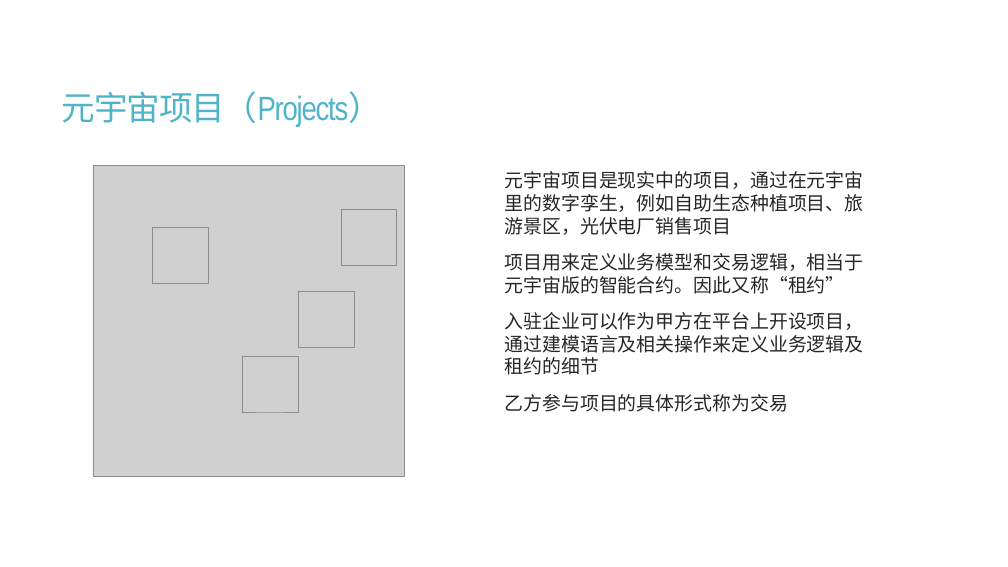
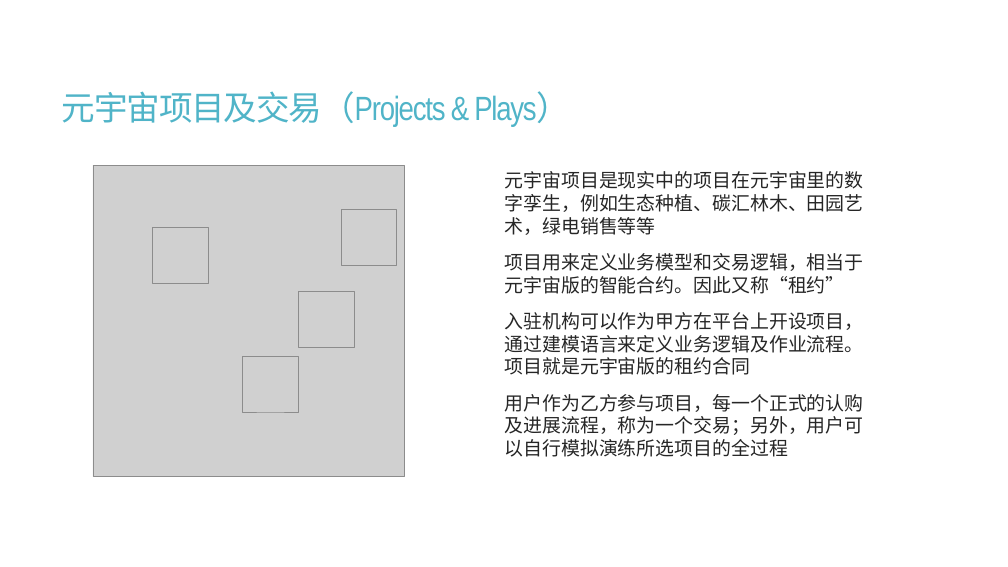
Before and after one commit to calcyu/chainway, a slide deck: slide 11 of Docs/城乡振兴元宇宙.pptx (slide 10 before the commit). Drawn at 1008x567 pixels with LibreOffice and Linux fonts; fonts in the diff are those of the drawing; grey boxes stand for pictures. Boxes give left, top, right and bottom in pixels: in the first picture for what was removed or moved away, otherwise in the second. Text is boxed around its words. In the diff, an @@ line names an element or a change of style, - is before the commit and + after.

```diff
--- a/Docs/城乡振兴元宇宙.pptx
+++ b/Docs/城乡振兴元宇宙.pptx
@@ title at box(62, 91, 570, 127): text changed @@
-元宇宙项目（Projects）
+元宇宙项目及交易（Projects & Plays）
@@ text at box(505, 171, 864, 235): text changed @@
-元宇宙项目是现实中的项目，通过在元宇宙里的数字孪生，例如自助生态种植项目、旅游景区，光伏电厂销售项目
+元宇宙项目是现实中的项目在元宇宙里的数字孪生，例如生态种植、碳汇林木、田园艺术，绿电销售等等
@@ text at box(505, 312, 864, 457): text changed @@
-入驻企业可以作为甲方在平台上开设项目，通过建模语言及相关操作来定义业务逻辑及租约的细节
-乙方参与项目的具体形式称为交易
+入驻机构可以作为甲方在平台上开设项目，通过建模语言来定义业务逻辑及作业流程。项目就是元宇宙版的租约合同
+用户作为乙方参与项目，每一个正式的认购及进展流程，称为一个交易；另外，用户可以自行模拟演练所选项目的全过程
```
Also in this commit, not shown: 14 other slides changed, 4 slides removed, 30 other files.
